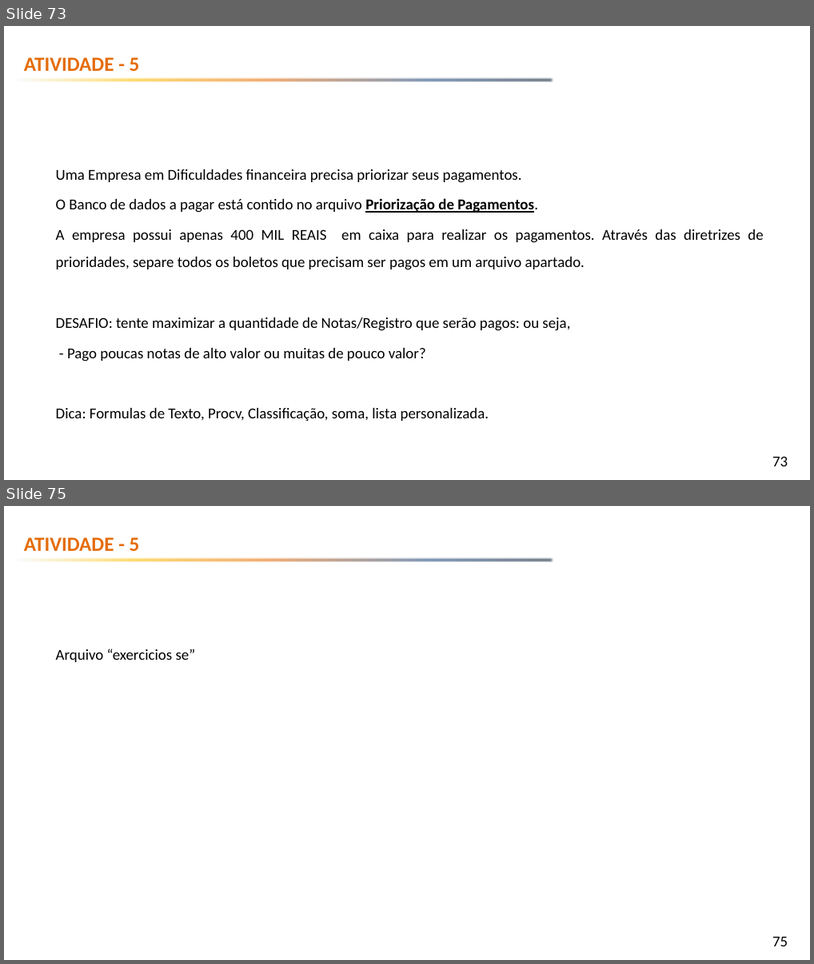
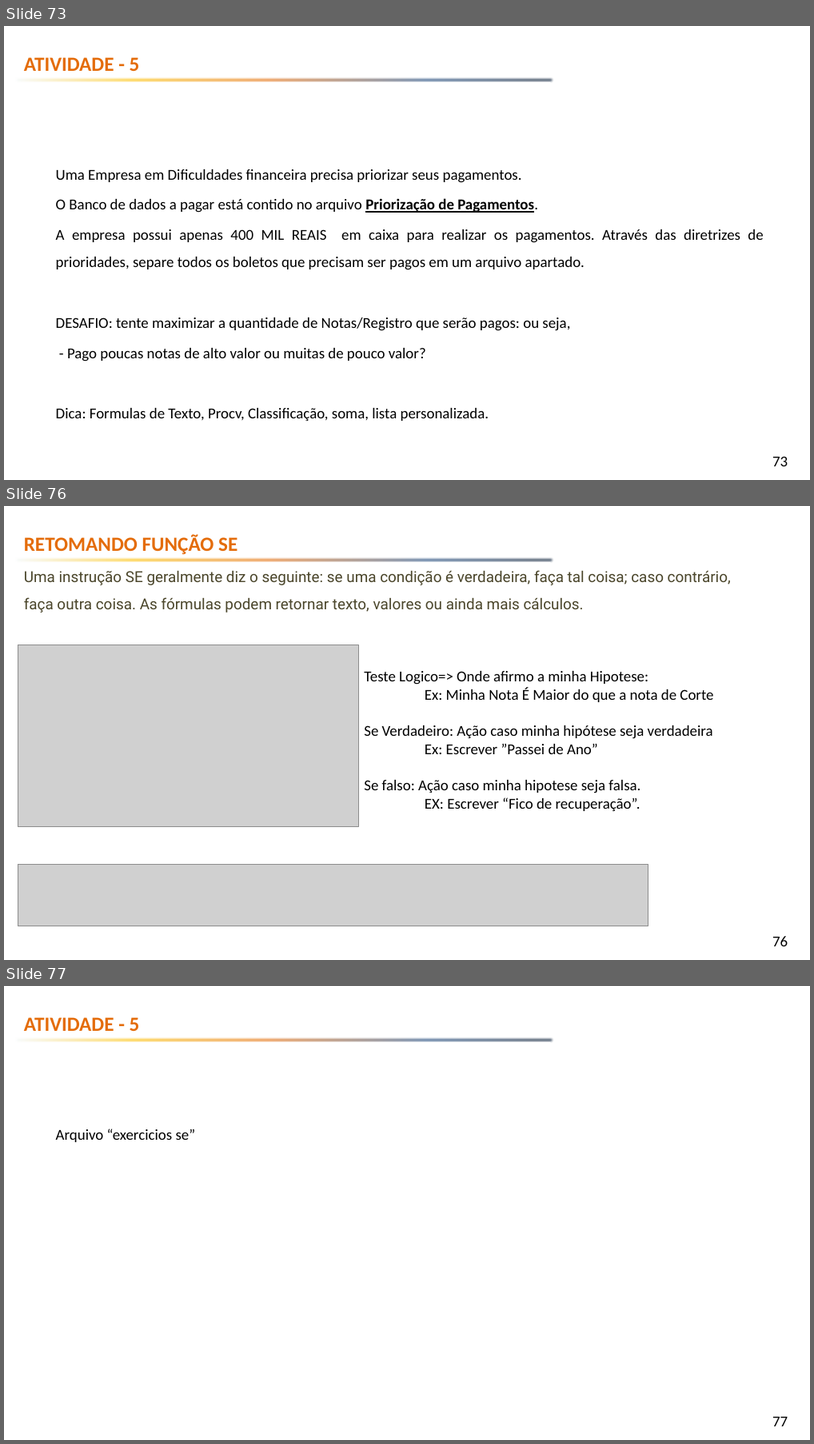
Before and after one commit to emerson-fenrir/Excel_Basico, a slide deck: Professor/Aula3.pptx. Shown one above the other, each under a label of ours: slides 73 and 75 before the commit, slides 73, 76 and 77 after it; the slides between them are not shown. The pictures are 814x964 and 814x1444 pixels, drawn with LibreOffice and Linux fonts; fonts in the diff are those of the drawing; grey boxes stand for pictures; background and template pictures are left out. Boxes give left, top, right and bottom in pixels: in the first picture for what was removed or moved away, otherwise in the second. Text is boxed around its words. In the diff, an @@ line names an element or a change of style, - is before the commit and + after.

```diff
--- a/Professor/Aula3.pptx
+++ b/Professor/Aula3.pptx
@@ slide 76 added at bbox=[4, 506, 810, 960], background picture (left out); not listed: 2 template elements that a slide beside it also shows @@
@@ text added at bbox=[24, 535, 238, 555], 24 pt, text #E46C0A, bold @@
+RETOMANDO FUNÇÃO SE
@@ text added at bbox=[24, 570, 731, 612], 18 pt, text #4A452A @@
+Uma instrução SE geralmente diz o seguinte: se uma condição é verdadeira, faça tal coisa; caso contrário, faça outra coisa. As fórmulas podem retornar texto, valores ou ainda mais cálculos.
+Na formula ficará:
@@ picture added at bbox=[18, 644, 358, 826] @@
@@ text added at bbox=[364, 671, 714, 811], 18 pt, text #000000 @@
+Teste Logico=> Onde afirmo a minha Hipotese:
+Ex: Minha Nota É Maior do que a nota de Corte
+Se Verdadeiro: Ação caso minha hipótese seja verdadeira
+Ex: Escrever ”Passei de Ano”
+Se falso: Ação caso minha hipotese seja falsa.
+EX: Escrever “Fico de recuperação”.
@@ picture added at bbox=[18, 864, 648, 926] @@
@@ what was slide 75 is now slide 77 @@
@@ page number at bbox=[773, 1416, 788, 1426]: text changed @@
-75
+77
```
Also in this commit, not shown: 4 slides changed, 1 other slide added, 4 other files.
